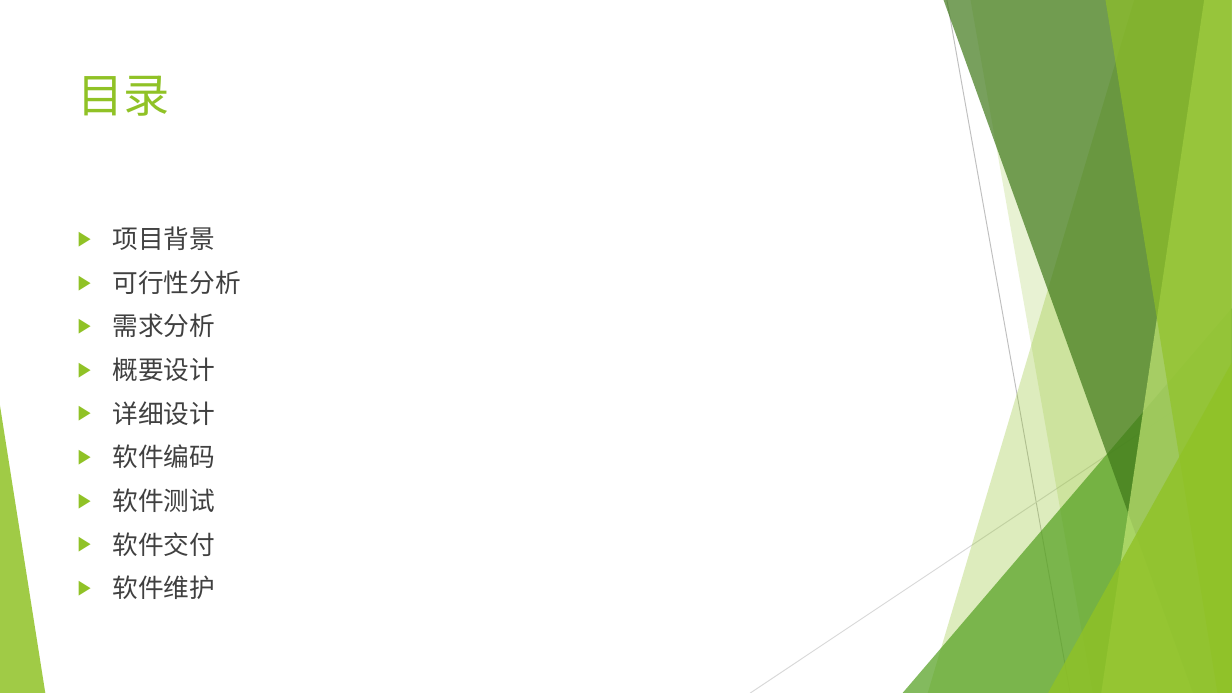
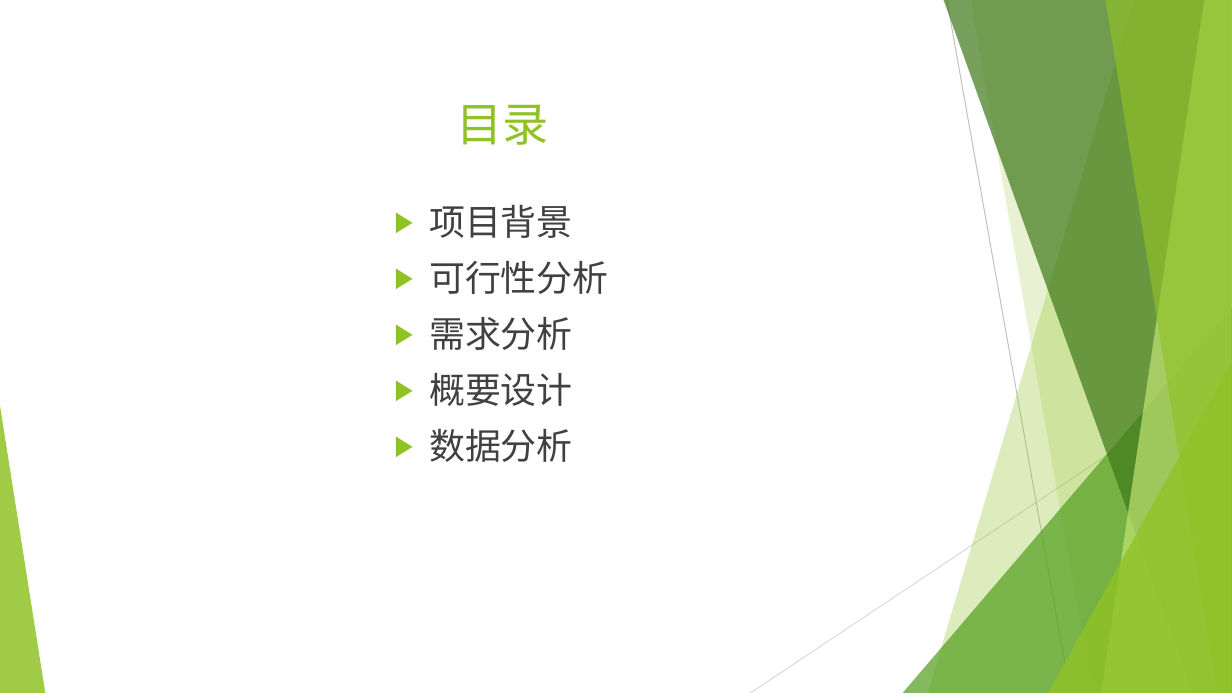
Before and after one commit to mmmmmmiracle/SE_project, a slide deck: slide 3 of doc/SE_project.pptx (slide 2 before the commit). Drawn at 1232x693 pixels with LibreOffice and Linux fonts; fonts in the diff are those of the drawing. Boxes give left, top, right and bottom in pixels: in the first picture for what was removed or moved away, otherwise in the second. Text is boxed around its words. In the diff, an @@ line names an element or a change of style, - is before the commit and + after.

```diff
--- a/doc/SE_project.pptx
+++ b/doc/SE_project.pptx
@@ title "目录": place and size @@
-title "目录" at box(78, 75, 170, 116)
+title "目录" at box(457, 104, 549, 145)
@@ title "目录" at box(457, 104, 549, 145): alignment left to centre @@
@@ text "项目背景": place and size @@
-text "项目背景" at box(112, 226, 240, 599)
+text "项目背景" at box(429, 204, 608, 462)
@@ text at box(429, 204, 608, 406): size 20 to 28 pt in "项目背景", "可行性分析", "需求分析", "概要设计" @@
@@ text at box(429, 428, 573, 462): text changed; size 20 to 28 pt @@
-▶ 详细设计
-▶ 软件编码
-▶ 软件测试
-▶ 软件交付
-▶ 软件维护
+▶ 数据分析
```
Also in this commit, not shown: 13 other slides changed, 14 slides added, 3 slides removed, 4 other files.
